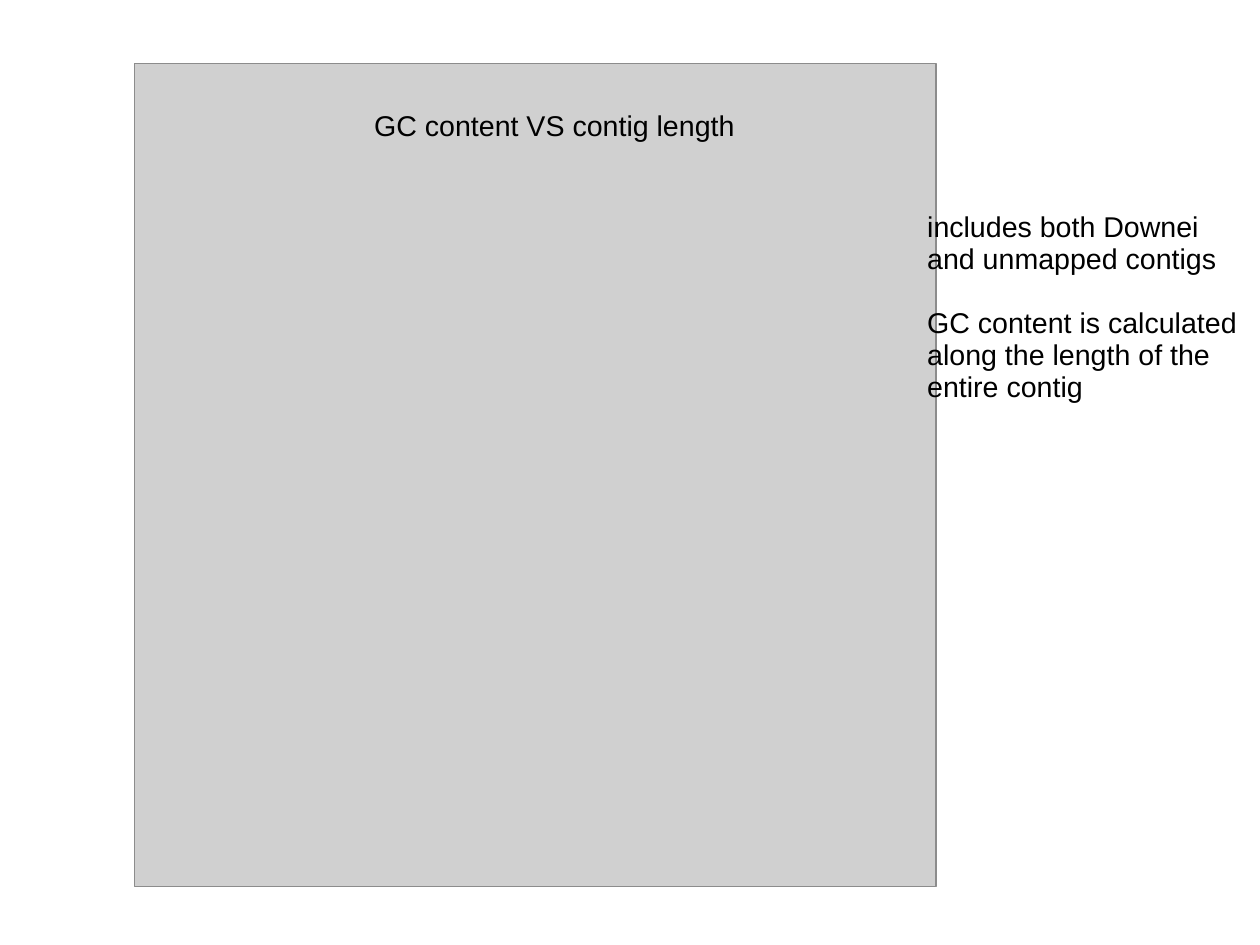
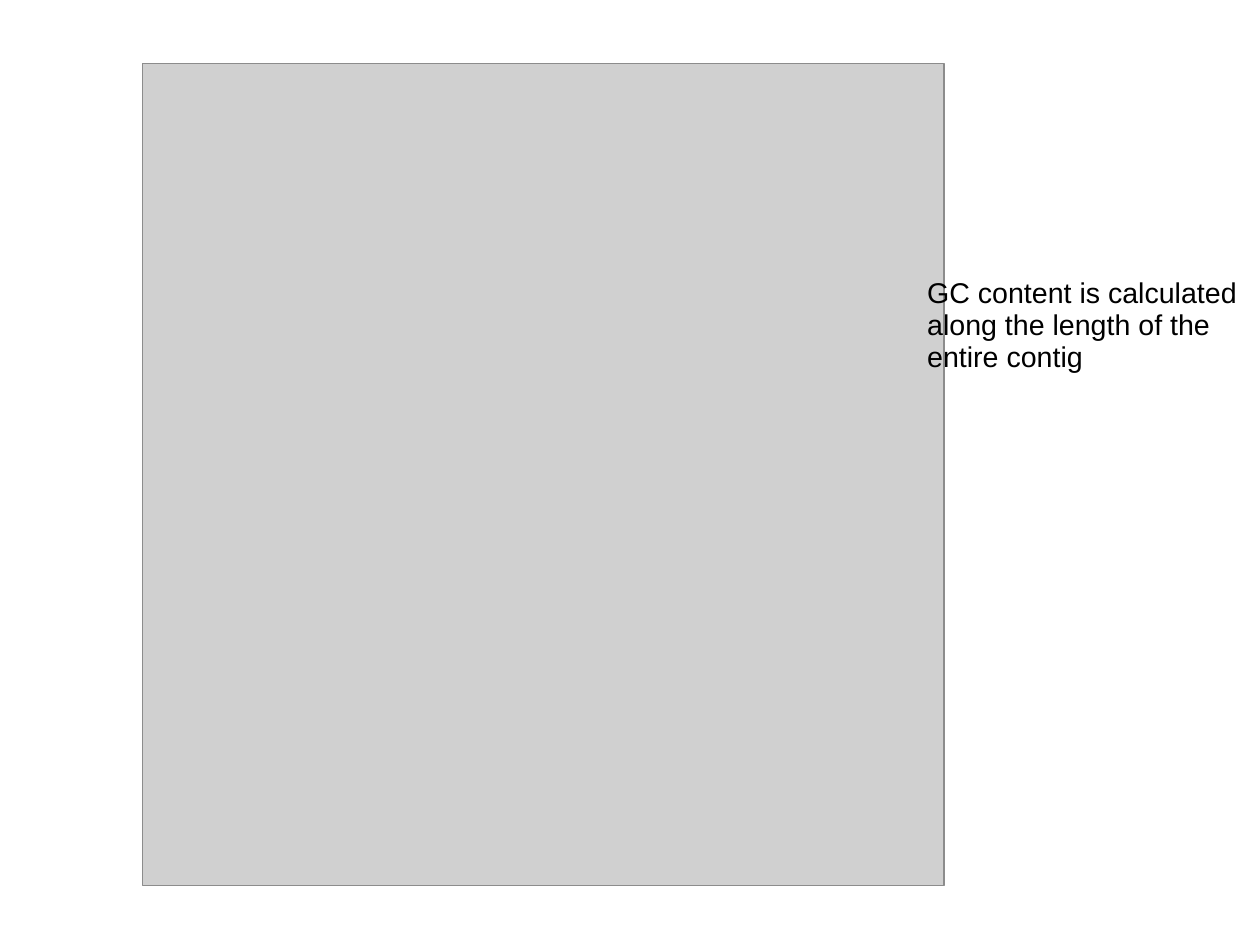
Before and after one commit to priti88/Assembly-Scripts, a slide deck: slide 3 of strep-pictures.ppt (slide 4 before the commit). Drawn at 1260x945 pixels with LibreOffice and Linux fonts; fonts in the diff are those of the drawing; grey boxes stand for pictures. Boxes give left, top, right and bottom in pixels: in the first picture for what was removed or moved away, otherwise in the second. Text is boxed around its words. In the diff, an @@ line names an element or a change of style, - is before the commit and + after.

```diff
--- a/strep-pictures.ppt
+++ b/strep-pictures.ppt
@@ picture: place and size @@
-picture at bbox=[135, 64, 936, 887]
+picture at bbox=[143, 63, 944, 886]
@@ text removed at bbox=[374, 115, 735, 142] @@
-GC content VS contig length
@@ text at bbox=[927, 215, 1216, 275]: paragraphs removed @@
-includes both Downei
-and unmapped contigs
```
Also in this commit, not shown: 1 other slide changed, 1 slide removed.
